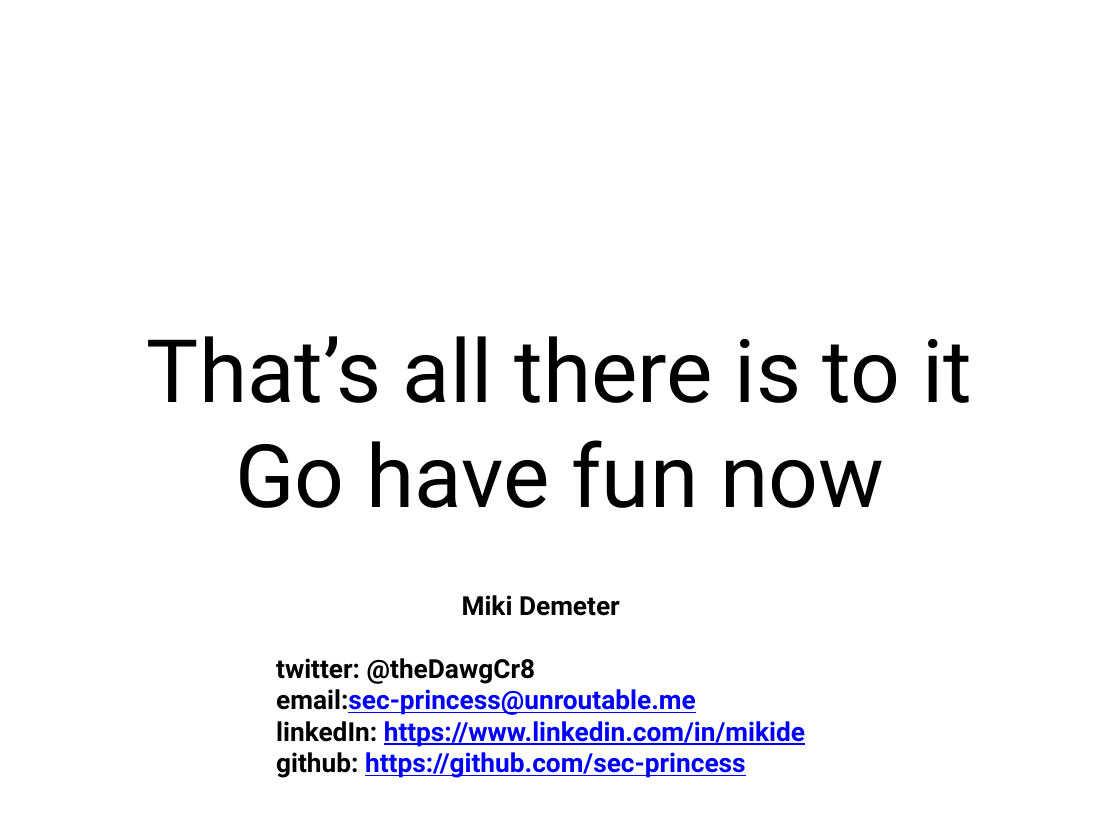
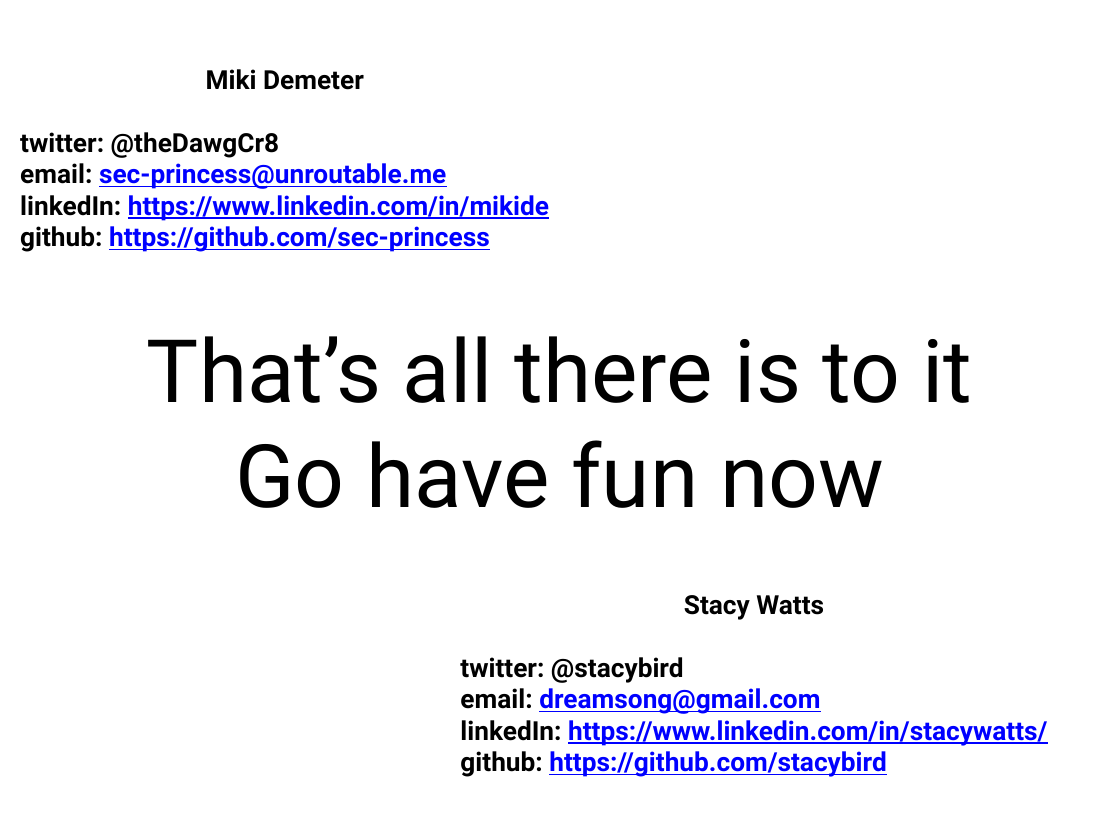
Before and after one commit to sec-princess/CTF-101, a slide deck: slide 28 of CTF-101 H4ck3r k1d3rgart3n.pptx (slide 24 before the commit). Drawn at 1120x840 pixels with LibreOffice and Linux fonts; fonts in the diff are those of the drawing. Boxes give left, top, right and bottom in pixels: in the first picture for what was removed or moved away, otherwise in the second. Text is boxed around its words. In the diff, an @@ line names an element or a change of style, - is before the commit and + after.

Commit message:
Added Stacy's info to the slide deck
Added a python decode example

```diff
--- a/CTF-101 H4ck3r k1d3rgart3n.pptx
+++ b/CTF-101 H4ck3r k1d3rgart3n.pptx
@@ text "Miki Demeter": place and size @@
-text "Miki Demeter" at box(276, 595, 805, 778)
+text "Miki Demeter" at box(20, 69, 549, 252)
@@ text at box(20, 163, 446, 189): spaces changed @@
-email:sec-princess@unroutable.me
+email: sec-princess@unroutable.me
@@ text added at box(460, 595, 1047, 777), 24 pt, text #0000FF, bold, underline @@
+Stacy Watts
+twitter: @stacybird
+email: dreamsong@gmail.com
+linkedIn: https://www.linkedin.com/in/stacywatts/
+github: https://github.com/stacybird
```
Also in this commit, not shown: 1 other slide changed, 4 slides added, 1 other file.
